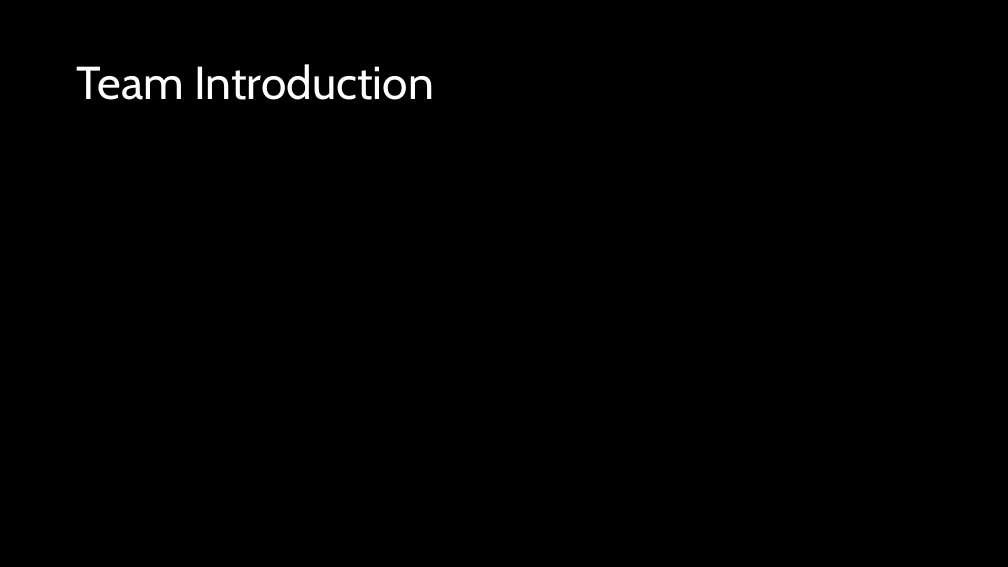
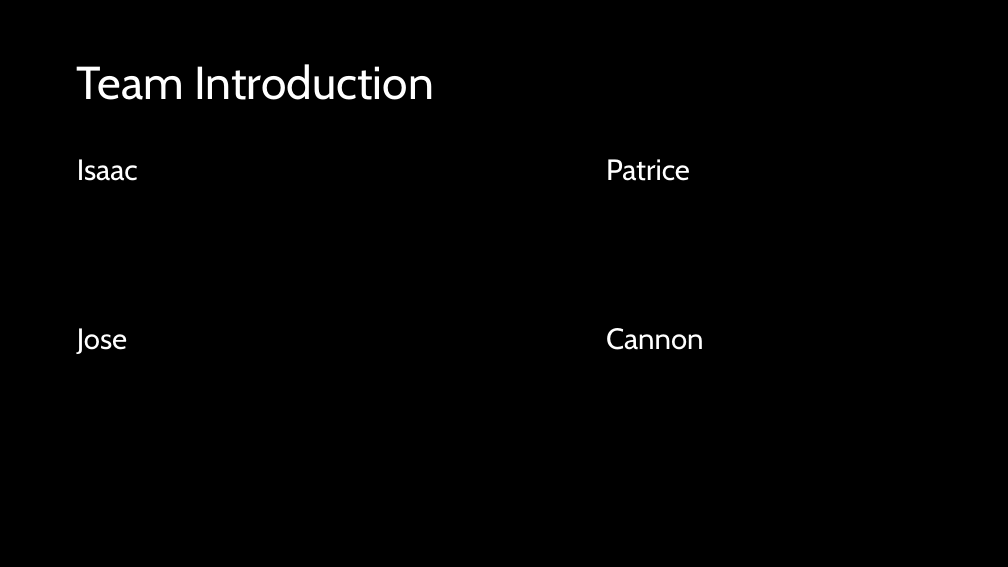
Before and after one commit to falkreon/MoffatBay, a slide deck: slide 3 of presentation/Moffat-Bay-Lodge.pptx. Drawn at 1008x567 pixels with LibreOffice and Linux fonts; fonts in the diff are those of the drawing. Boxes give left, top, right and bottom in pixels: in the first picture for what was removed or moved away, otherwise in the second. Text is boxed around its words. In the diff, an @@ line names an element or a change of style, - is before the commit and + after.

Commit message:
presentation progress added

```diff
--- a/presentation/Moffat-Bay-Lodge.pptx
+++ b/presentation/Moffat-Bay-Lodge.pptx
@@ text added at box(77, 159, 704, 354), 28 pt, text #FFFFFF @@
+Isaac Patrice
+Jose Cannon
```
Also in this commit, not shown: 1 other slide changed, 8 slides added, 2 slides removed.
